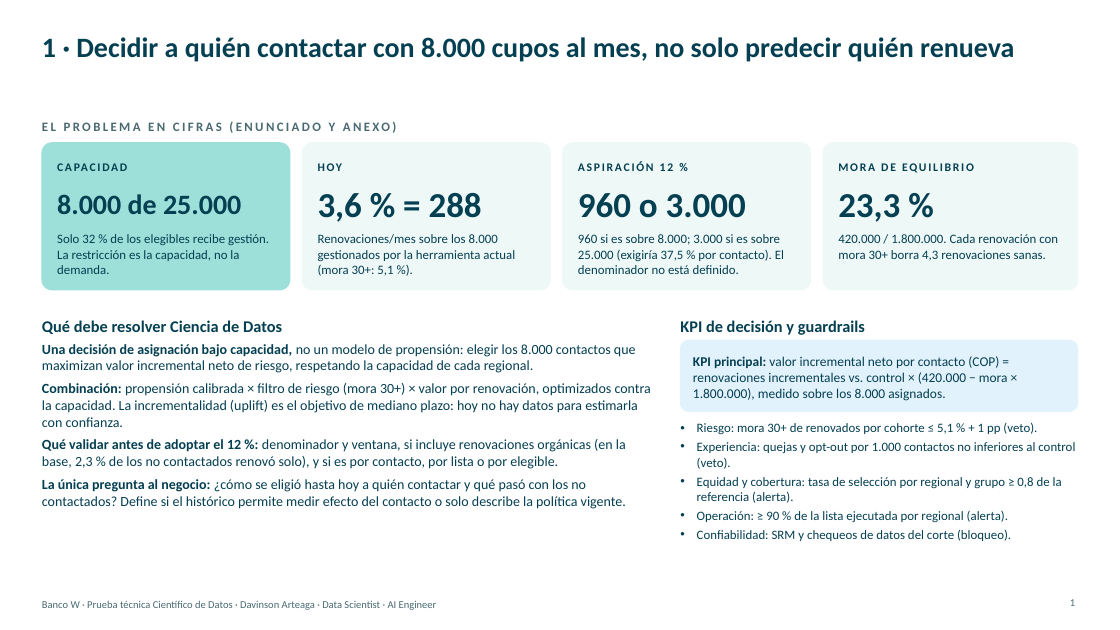
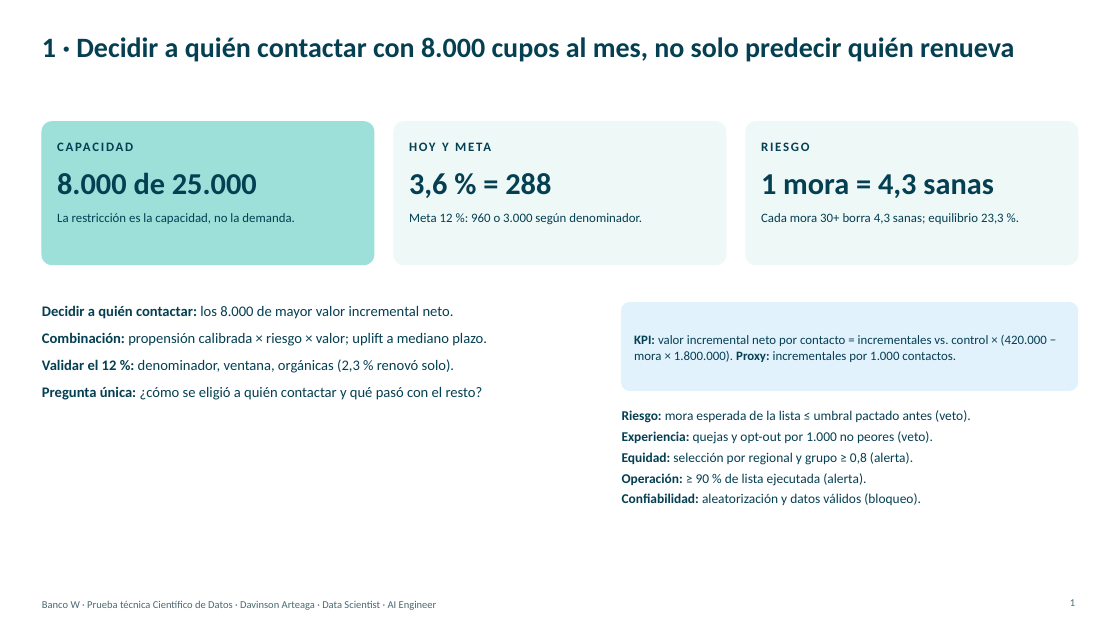
Before and after one commit to DavinsonA/bancow, a slide deck: slide 1 of entregables/BancoW_Priorizacion_Renovaciones_DavinsonArteaga.pptx. Drawn at 1120x630 pixels with LibreOffice and Linux fonts; fonts in the diff are those of the drawing. Boxes give left, top, right and bottom in pixels: in the first picture for what was removed or moved away, otherwise in the second. Text is boxed around its words. In the diff, an @@ line names an element or a change of style, - is before the commit and + after.

```diff
--- a/entregables/BancoW_Priorizacion_Renovaciones_DavinsonArteaga.pptx
+++ b/entregables/BancoW_Priorizacion_Renovaciones_DavinsonArteaga.pptx
@@ rounded rectangle: place and size @@
-rounded rectangle at bbox=[42, 143, 290, 290]
+rounded rectangle at bbox=[42, 122, 374, 265]
@@ text removed at bbox=[42, 121, 396, 133] @@
-EL PROBLEMA EN CIFRAS (ENUNCIADO Y ANEXO)
@@ text "CAPACIDAD": place and size @@
-text "CAPACIDAD" at bbox=[57, 155, 275, 180]
+text "CAPACIDAD" at bbox=[57, 134, 359, 159]
@@ text "CAPACIDAD" at bbox=[57, 134, 359, 159]: size 10 to 11 pt @@
@@ rounded rectangle removed at bbox=[302, 143, 550, 290] @@
@@ proportions changed in 4 elements at bbox=[622, 302, 1078, 391], bbox=[746, 122, 1078, 265], bbox=[42, 122, 374, 265], bbox=[394, 122, 726, 265] @@
@@ rounded rectangle: place and size @@
-rounded rectangle at bbox=[563, 143, 811, 290]
+rounded rectangle at bbox=[394, 122, 726, 265]
@@ text at bbox=[429, 142, 436, 151]: text changed; size 10 to 11 pt @@
-HOY
+HOY Y META
@@ rounded rectangle: place and size @@
-rounded rectangle at bbox=[823, 143, 1078, 290]
+rounded rectangle at bbox=[746, 122, 1078, 265]
@@ text added at bbox=[761, 142, 810, 151], 11 pt, text #043F52, bold @@
+RIESGO
@@ text "8.000 de 25.000": place and size @@
-text "8.000 de 25.000" at bbox=[57, 194, 241, 214]
+text "8.000 de 25.000" at bbox=[57, 172, 257, 194]
@@ text "8.000 de 25.000" at bbox=[57, 172, 257, 194]: size 24 to 26 pt @@
@@ text "3,6 % = 288": place and size @@
-text "3,6 % = 288" at bbox=[318, 193, 482, 222]
+text "3,6 % = 288" at bbox=[409, 173, 551, 198]
@@ text "3,6 % = 288" at bbox=[409, 173, 551, 198]: size 30 to 26 pt @@
@@ text removed at bbox=[578, 162, 674, 171] @@
-ASPIRACIÓN 12 %
@@ text added at bbox=[761, 174, 993, 198], 26 pt, text #043F52, bold @@
+1 mora = 4,3 sanas
@@ text removed at bbox=[838, 163, 974, 173] @@
-MORA DE EQUILIBRIO
@@ text removed at bbox=[838, 194, 900, 222] @@
-23,3 %
@@ text at bbox=[57, 213, 294, 224]: text changed @@
-Solo 32 % de los elegibles recibe gestión. La restricción es la capacidad, no la demanda.
+La restricción es la capacidad, no la demanda.
@@ text removed at bbox=[318, 234, 515, 276] @@
-Renovaciones/mes sobre los 8.000 gestionados por la herramienta actual (mora 30+: 5,1 %).
@@ text at bbox=[409, 213, 642, 224]: text changed; size 30 to 11 pt; bold off @@
-960 o 3.000
+Meta 12 %: 960 o 3.000 según denominador.
@@ text "Meta 12 %: 960 o ..." at bbox=[409, 213, 642, 224]: vertical alignment middle to top @@
@@ text removed at bbox=[578, 234, 784, 274] @@
-960 si es sobre 8.000; 3.000 si es sobre 25.000 (exigiría 37,5 % por contacto). El denominador no está definido.
@@ text at bbox=[761, 213, 1004, 224]: text changed @@
-420.000 / 1.800.000. Cada renovación con mora 30+ borra 4,3 renovaciones sanas.
+Cada mora 30+ borra 4,3 sanas; equilibrio 23,3 %.
@@ text at bbox=[42, 305, 487, 400]: text changed; size 12 to 12.5 pt @@
-• Una decisión de asignación bajo capacidad, no un modelo de propensión: elegir los 8.000 contactos que maximizan valor incremental neto de riesgo, respetando la capacidad de cada regional.
-• Combinación: propensión calibrada × filtro de riesgo (mora 30+) × valor por renovación, optimizados contra la capacidad. La incrementalidad (uplift) es el objetivo de mediano plazo: hoy no hay datos para estimarla con confianza.
-• Qué validar antes de adoptar el 12 %: denominador y ventana, si incluye renovaciones orgánicas (en la base, 2,3 % de los no contactados renovó solo), y si es por contacto, por lista o por elegible.
-• La única pregunta al negocio: ¿cómo se eligió hasta hoy a quién contactar y qué pasó con los no contactados? Define si el histórico permite medir efecto del contacto o solo describe la política vigente.
+• Decidir a quién contactar: los 8.000 de mayor valor incremental neto.
+• Combinación: propensión calibrada × riesgo × valor; uplift a mediano plazo.
+• Validar el 12 %: denominador, ventana, orgánicas (2,3 % renovó solo).
+• Pregunta única: ¿cómo se eligió a quién contactar y qué pasó con el resto?
@@ text removed at bbox=[42, 320, 282, 334] @@
-Qué debe resolver Ciencia de Datos
@@ rounded rectangle: place and size @@
-rounded rectangle at bbox=[681, 340, 1078, 412]
+rounded rectangle at bbox=[622, 302, 1078, 391]
@@ text removed at bbox=[680, 320, 865, 335] @@
-KPI de decisión y guardrails
@@ text at bbox=[634, 335, 1047, 362]: text changed; size 11.5 to 11 pt @@
-KPI principal: valor incremental neto por contacto (COP) = renovaciones incrementales vs. control × (420.000 − mora × 1.800.000), medido sobre los 8.000 asignados.
+KPI: valor incremental neto por contacto = incrementales vs. control × (420.000 − mora × 1.800.000). Proxy: incrementales por 1.000 contactos.
@@ text at bbox=[622, 410, 971, 505]: text changed; size 11 to 11.5 pt @@
-• Riesgo: mora 30+ de renovados por cohorte ≤ 5,1 % + 1 pp (veto).
-• Experiencia: quejas y opt-out por 1.000 contactos no inferiores al control (veto).
-• Equidad y cobertura: tasa de selección por regional y grupo ≥ 0,8 de la referencia (alerta).
-• Operación: ≥ 90 % de la lista ejecutada por regional (alerta).
-• Confiabilidad: SRM y chequeos de datos del corte (bloqueo).
+• Riesgo: mora esperada de la lista ≤ umbral pactado antes (veto).
+• Experiencia: quejas y opt-out por 1.000 no peores (veto).
+• Equidad: selección por regional y grupo ≥ 0,8 (alerta).
+• Operación: ≥ 90 % de lista ejecutada (alerta).
+• Confiabilidad: aleatorización y datos válidos (bloqueo).
```
Also in this commit, not shown: 6 other slides changed, 2 other files.
